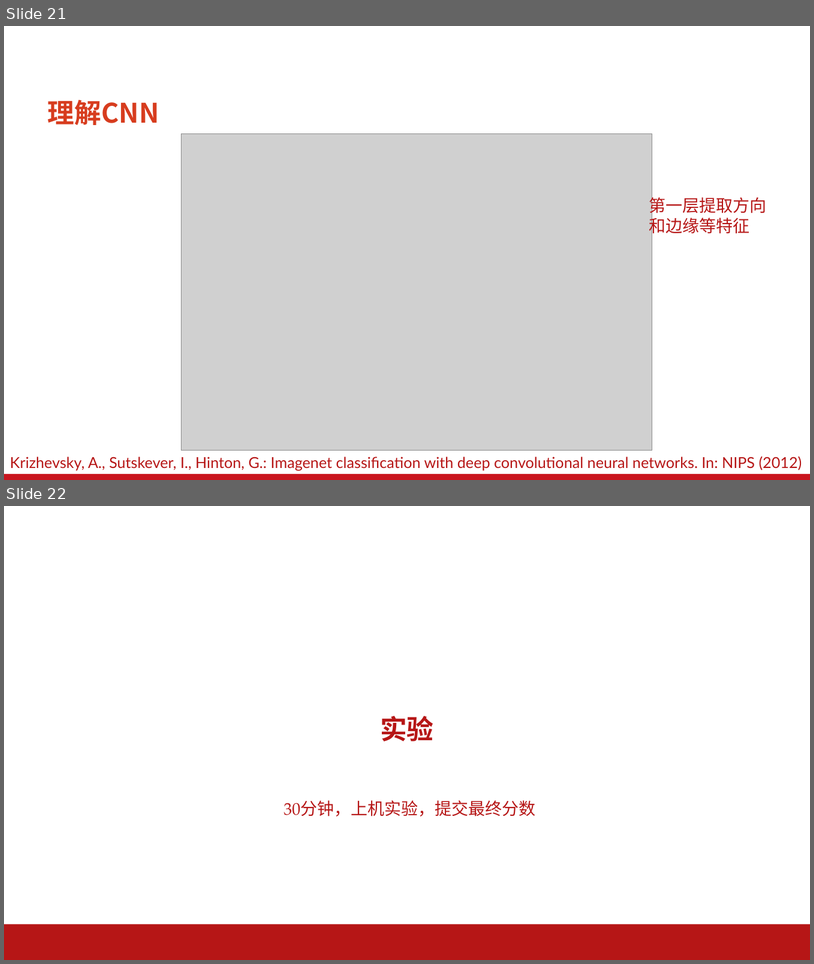
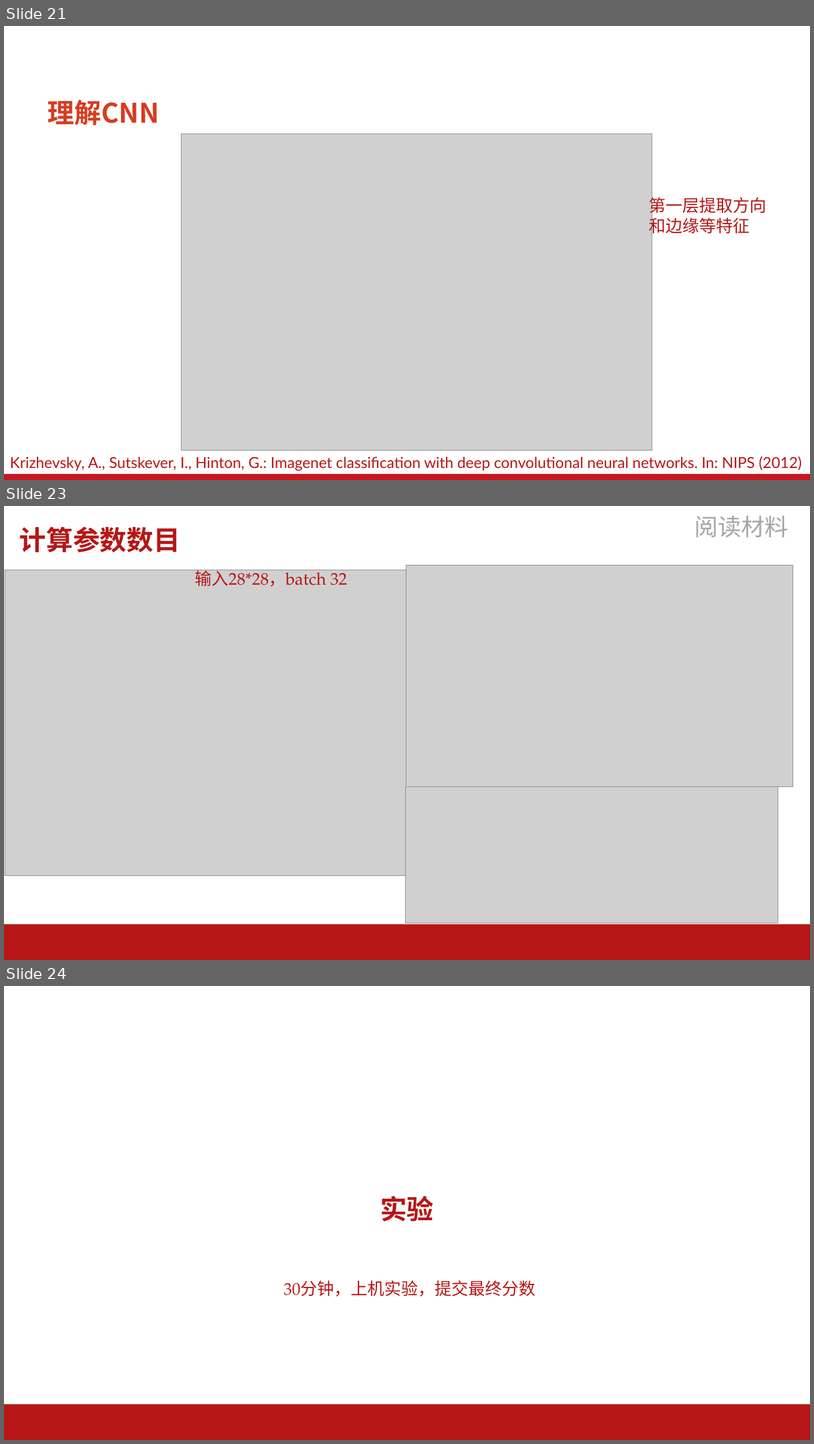
Before and after one commit to AI-Basic-Education/SJTU-Undergraduate-AI-basis, a slide deck: PPT/第13-14节-卷积网络.pptx. Shown one above the other, each under a label of ours: slides 21 and 22 before the commit, slides 21, 23 and 24 after it; the slides between them are not shown. The pictures are 814x964 and 814x1444 pixels, drawn with LibreOffice and Linux fonts; fonts in the diff are those of the drawing; grey boxes stand for pictures; background and template pictures are left out. Boxes give left, top, right and bottom in pixels: in the first picture for what was removed or moved away, otherwise in the second. Text is boxed around its words. In the diff, an @@ line names an element or a change of style, - is before the commit and + after.

```diff
--- a/PPT/第13-14节-卷积网络.pptx
+++ b/PPT/第13-14节-卷积网络.pptx
@@ slide 23 added at (4,506,810,960), background #FFFFFF; not listed: 1 template element that a slide beside it also shows @@
@@ text added at (695,516,789,537), 28 pt, text #A6A6A6 @@
+阅读材料
@@ text added at (20,526,181,552), 32 pt, text #B61616, bold @@
+计算参数数目
@@ picture added at (5,570,408,876) @@
@@ text added at (195,567,347,586), 20 pt, text #B61616 @@
+输入28*28，batch 32
@@ picture added at (406,565,794,786) @@
@@ picture added at (405,786,779,922) @@
@@ what was slide 22 is now slide 24 @@
```
Also in this commit, not shown: 11 slides changed, 1 other slide added, 8 other files.
